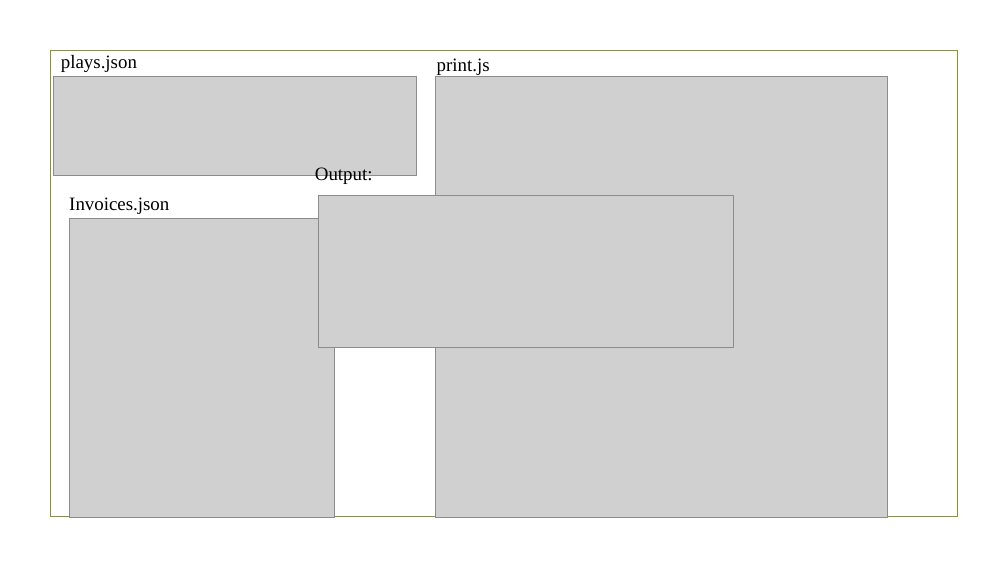
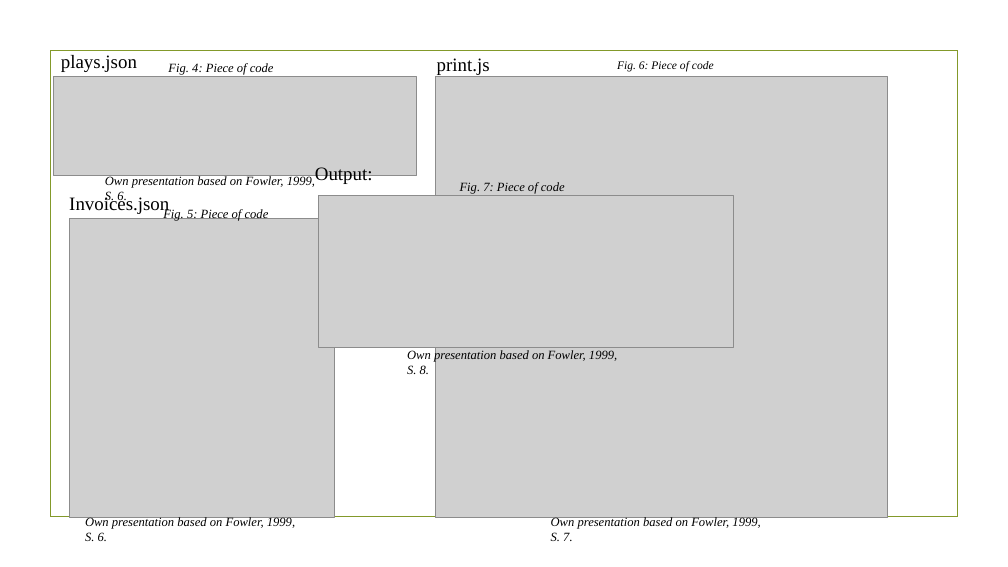
Before and after one commit to slaven2910/IU_DINGER, a slide deck: slide 10 of Informatik/Refactoring_Slaven_Mlinaric - v2 [Autosaved].pptx. Drawn at 1008x567 pixels with LibreOffice and Linux fonts; fonts in the diff are those of the drawing; grey boxes stand for pictures; background and template pictures are left out. Boxes give left, top, right and bottom in pixels: in the first picture for what was removed or moved away, otherwise in the second. Text is boxed around its words. In the diff, an @@ line names an element or a change of style, - is before the commit and + after.

```diff
--- a/Informatik/Refactoring_Slaven_Mlinaric - v2 [Autosaved].pptx
+++ b/Informatik/Refactoring_Slaven_Mlinaric - v2 [Autosaved].pptx
@@ text added at [168, 63, 274, 75], 12 pt, text #000000, italic @@
+Fig. 4: Piece of code
@@ text added at [617, 61, 714, 72], 11 pt, text #000000, italic @@
+Fig. 6: Piece of code
@@ text added at [105, 176, 315, 204], 12 pt, text #000000, italic @@
+Own presentation based on Fowler, 1999, S. 6.
@@ text added at [163, 208, 269, 221], 12 pt, text #000000, italic @@
+Fig. 5: Piece of code
@@ text added at [460, 182, 565, 194], 12 pt, text #000000, italic @@
+Fig. 7: Piece of code
@@ text added at [407, 350, 617, 374], 12 pt, text #000000, italic @@
+Own presentation based on Fowler, 1999, S. 8.
@@ text added at [85, 516, 295, 541], 12 pt, text #000000, italic @@
+Own presentation based on Fowler, 1999, S. 6.
@@ text added at [551, 516, 760, 541], 12 pt, text #000000, italic @@
+Own presentation based on Fowler, 1999, S. 7.
```
Also in this commit, not shown: 3 other slides changed, 4 slides added, 4 slides removed.
